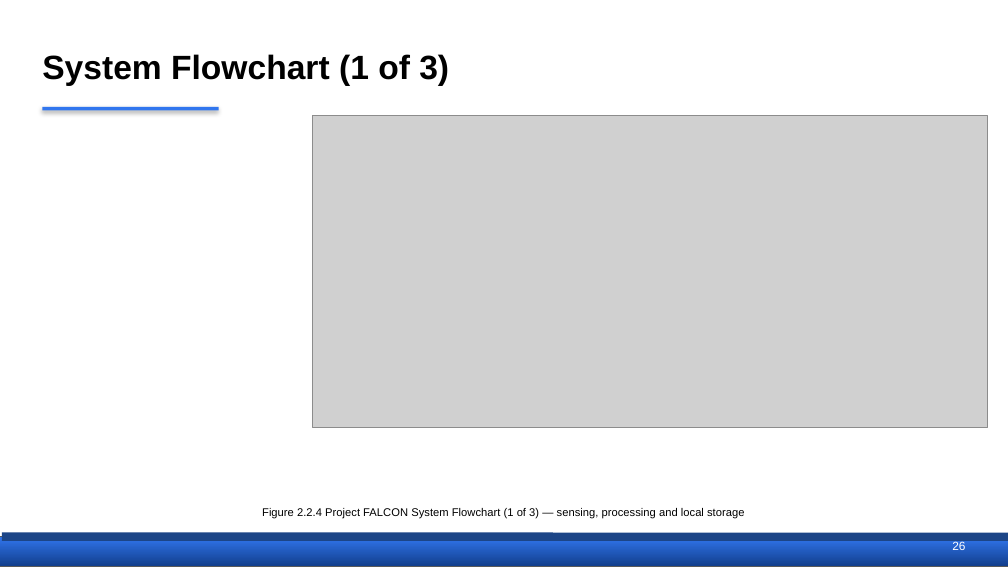
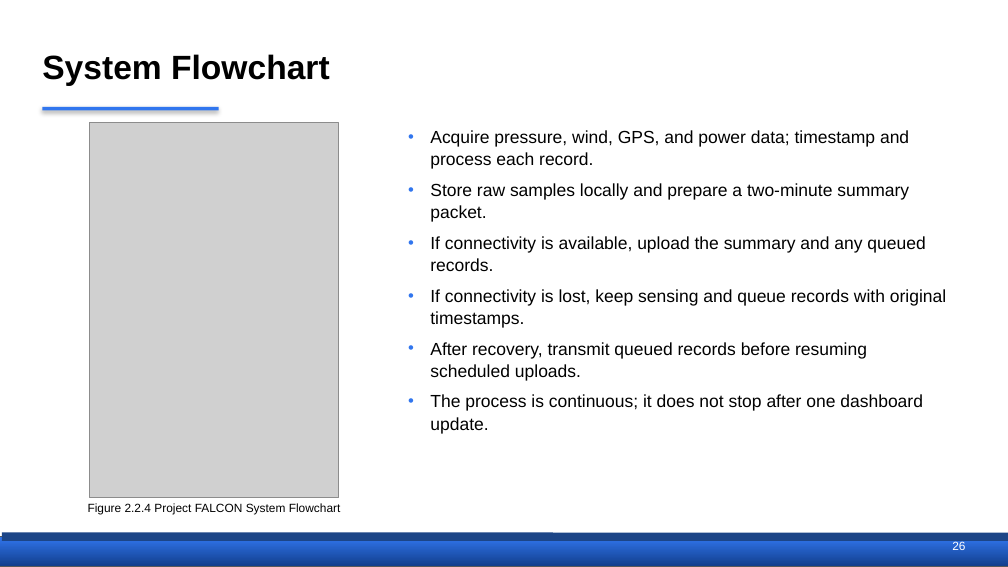
Before and after one commit to Ruzz-1010/Project-FALCON-01, a slide deck: slide 27 of THESIS DOCUMENTATION/FALCON_Proposal_Defense_Short.pptx. Drawn at 1008x567 pixels with LibreOffice and Linux fonts; fonts in the diff are those of the drawing; grey boxes stand for pictures. Boxes give left, top, right and bottom in pixels: in the first picture for what was removed or moved away, otherwise in the second. Text is boxed around its words. In the diff, an @@ line names an element or a change of style, - is before the commit and + after.

```diff
--- a/THESIS DOCUMENTATION/FALCON_Proposal_Defense_Short.pptx
+++ b/THESIS DOCUMENTATION/FALCON_Proposal_Defense_Short.pptx
@@ title at [42, 54, 330, 86]: text changed @@
-System Flowchart (1 of 3)
+System Flowchart
@@ picture removed at [312, 116, 988, 427] @@
@@ picture added at [90, 123, 340, 498] @@
@@ text added at [430, 130, 946, 434], 12.5 pt, text #000000 @@
+• Acquire pressure, wind, GPS, and power data; timestamp and process each record.
+• Store raw samples locally and prepare a two-minute summary packet.
+• If connectivity is available, upload the summary and any queued records.
+• If connectivity is lost, keep sensing and queue records with original timestamps.
+• After recovery, transmit queued records before resuming scheduled uploads.
+• The process is continuous; it does not stop after one dashboard update.
@@ text at [88, 503, 341, 515]: text changed; size 8 to 8.5 pt @@
-Figure 2.2.4 Project FALCON System Flowchart (1 of 3) — sensing, processing and local storage
+Figure 2.2.4 Project FALCON System Flowchart
```
Also in this commit, not shown: 25 other slides changed, 2 slides removed, 3 other files.
